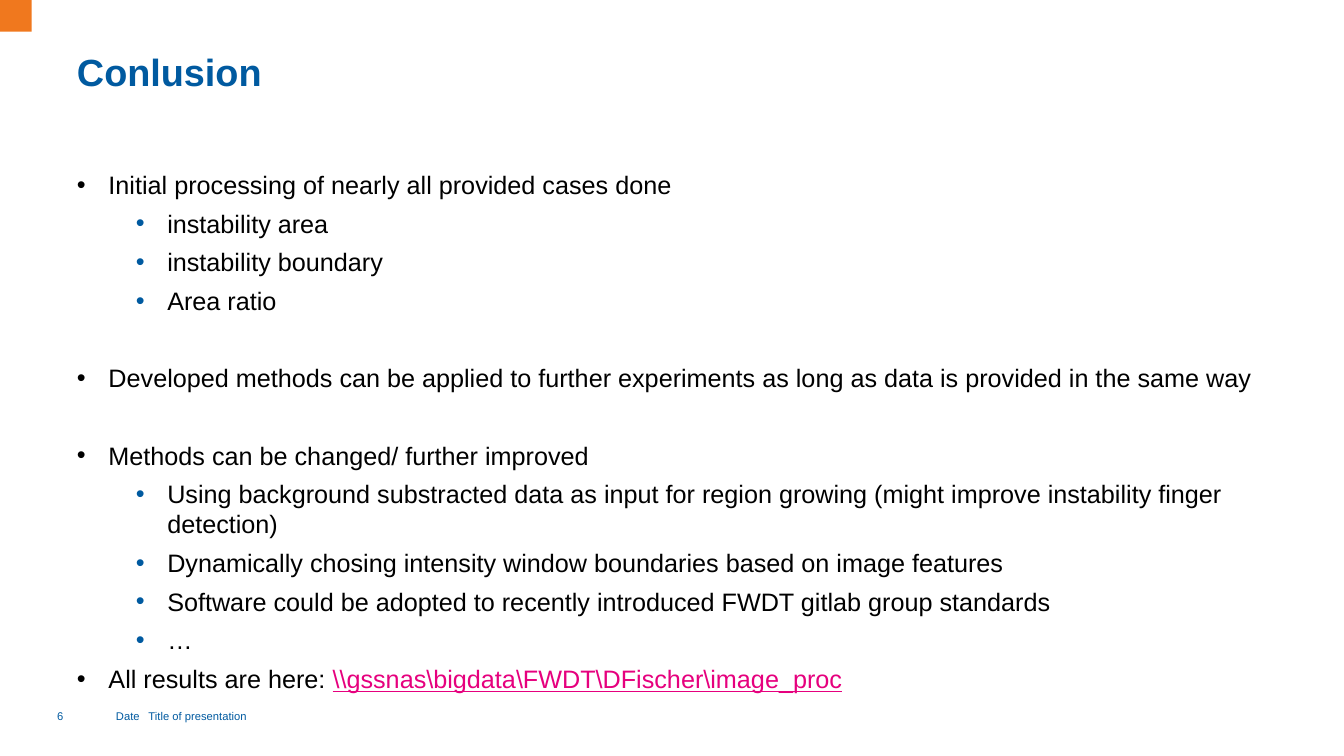
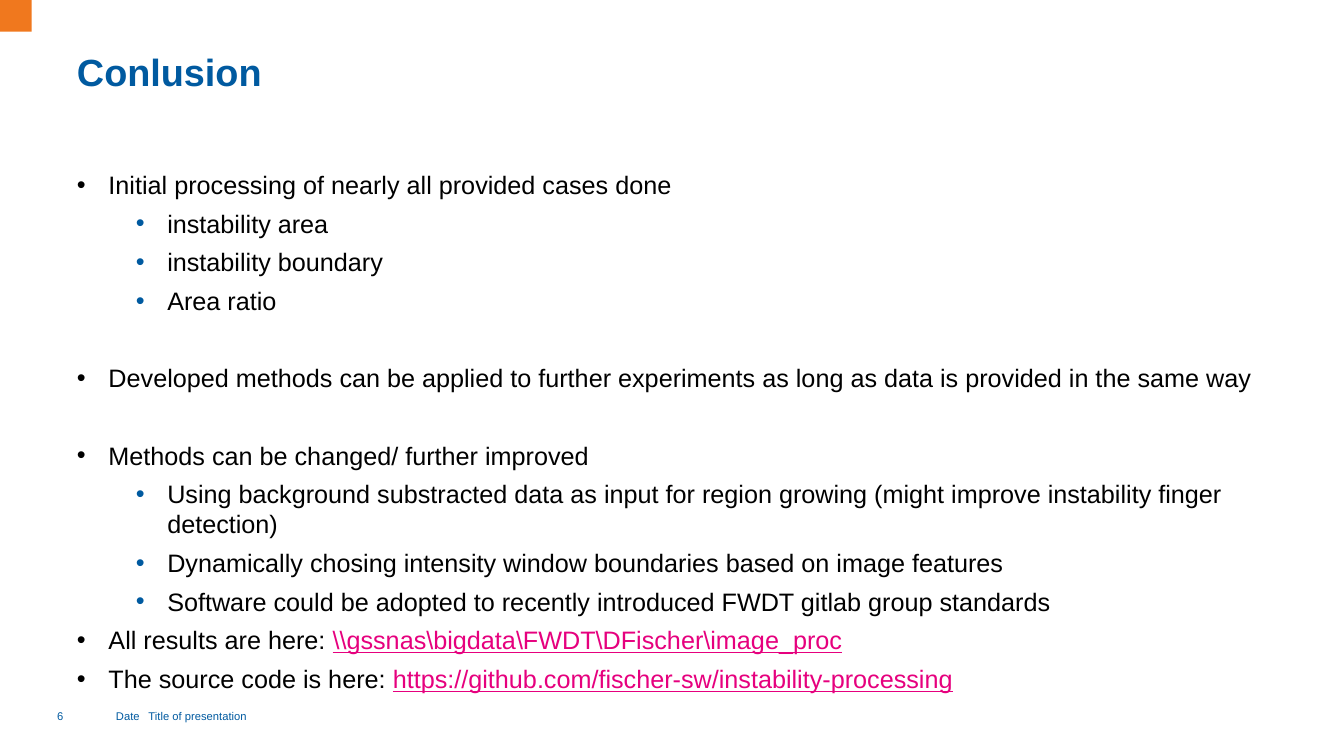
Before and after one commit to fischer-sw/instability-processing, a slide deck: slide 6 of doc/presentations/Instability_processing.pptx. Drawn at 1344x756 pixels with LibreOffice and Linux fonts; fonts in the diff are those of the drawing; background and template pictures are left out. Boxes give left, top, right and bottom in pixels: in the first picture for what was removed or moved away, otherwise in the second. Text is boxed around its words. In the diff, an @@ line names an element or a change of style, - is before the commit and + after.

Commit message:
changes to presentation

```diff
--- a/doc/presentations/Instability_processing.pptx
+++ b/doc/presentations/Instability_processing.pptx
@@ text at (108, 175, 1251, 694): paragraph removed @@
-      • …
@@ text at (108, 669, 953, 694): paragraph added @@
+  • The source code is here: https://github.com/fischer-sw/instability-processing
```
